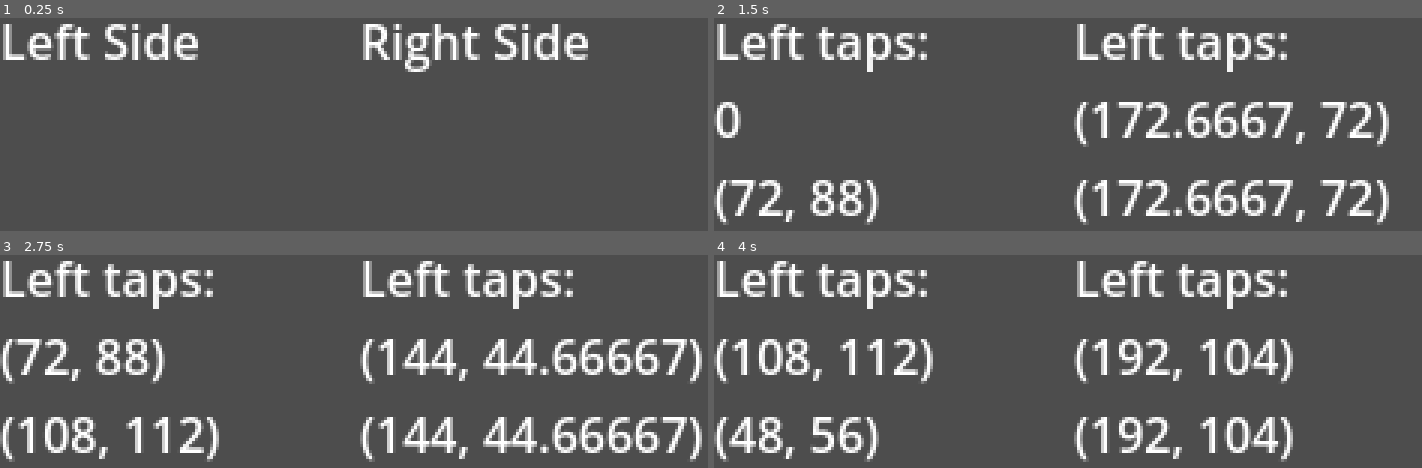
Above: before the commit, frames 1-4 (two rows, left to right).
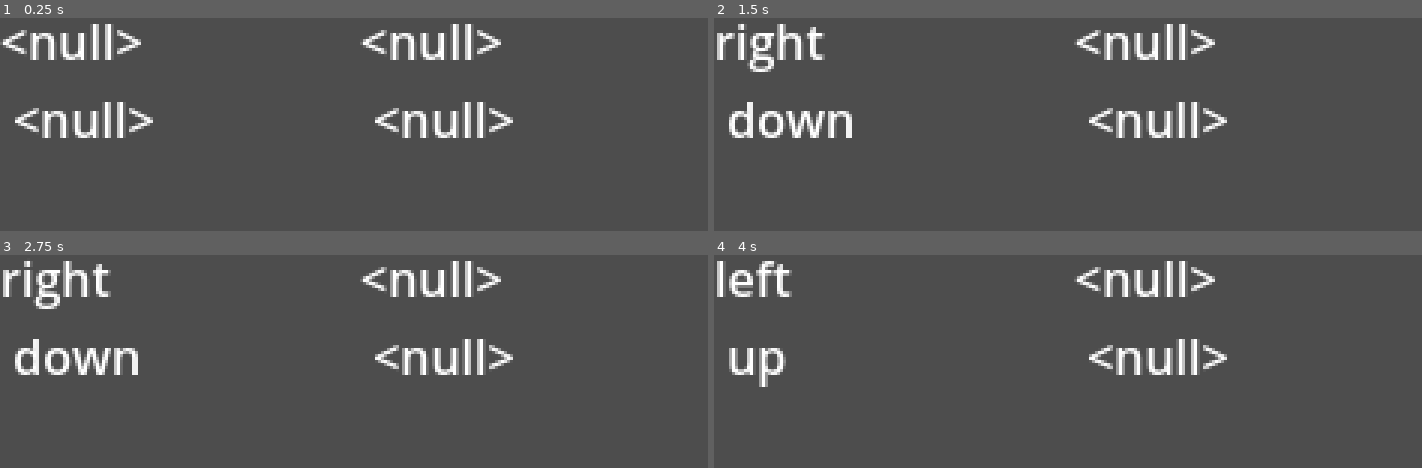
Above: after the commit, the same moments.

Repository: deleff/Mobile-Rhythm-Game
Game: Godot game, scene res://controller/controller.tscn
The game is run twice, just before and just after one commit, with the same random seed, the same clock (stepped at 60 frames per second) and the same inputs.
Inputs (mouse positions are in pixels of both pictures, inside the frame that each line leads up to):
- Up to frame 1 (0.25 s): no input
- Up to frame 2 (1.5 s): tap Enter at 0.5 s; move the mouse to (1230, 222) at 0.52 s; click (1230, 222) at 0.67 s; tap Space at 1.25 s; drag from (outside the picture) to (outside the picture) at 1.27 s
- Up to frame 3 (2.75 s): move the mouse to (431, 376) at 2.02 s; click (431, 376) at 2.17 s
- Up to frame 4 (4 s): tap Enter at 2.75 s; drag from (outside the picture) to (855, 410) at 2.77 s; move the mouse to (outside the picture) at 3.52 s; click (outside the picture) at 3.67 s

The runs differ from the first frame. In frame 1, 9.0% of the frame differs, in the area x 0-84%, y 2-57%; in frame 2, 17%; in frame 3, 19%, in the area x 0-100%, y 2-98%; in frame 4, 16%.

Commit message:
directions!

Diff:
--- a/controller/controller.gd
+++ b/controller/controller.gd
@@ -1,34 +1,91 @@
 extends Node2D
 
-var leftTouchPositions = [0,0]
-var rightTouchPositions = [0,0]
+var leftTouchPositions = [null,null]
+var rightTouchPositions = [null,null]
 var screenWidthMiddle
+var frameTimer = Timer.new()
+var leftFingerPosition
+var rightFingerPosition
+const UP = "up"
+const DOWN = "down"
+const LEFT = "left"
+const RIGHT = "right"
+var leftX
+var leftY
+var rightX
+var rightY
 # Called when the node enters the scene tree for the first time.
 func _ready():
 	print("Screen width: ", get_viewport_rect().size.x)
 	screenWidthMiddle = (get_viewport_rect().size.x / 2)
 	$LeftLabel.global_position.x = 0
 	$RightLabel.global_position.x = screenWidthMiddle
+	add_child(frameTimer)
+	frameTimer.one_shot = false
+	frameTimer.start(0.016666)
+	frameTimer.timeout.connect(_evaluate_move)
+
+func _evaluate_move():
+	## Evaluate left move
+	if leftFingerPosition != leftTouchPositions[1]:
+		leftTouchPositions.append(leftFingerPosition)
+	while leftTouchPositions.size() > 2:
+		leftTouchPositions.remove_at(0)
+	if null not in leftTouchPositions:
+		if leftTouchPositions[1].x > leftTouchPositions[0].x:
+			leftX = RIGHT
+		elif leftTouchPositions[1].x < leftTouchPositions[0].x:
+			leftX = LEFT
+		else:
+			leftX = null
+		if leftTouchPositions[1].y > leftTouchPositions[0].y:
+			leftY = DOWN
+		elif leftTouchPositions[1].y < leftTouchPositions[0].y:
+			leftY = UP
+		else:
+			leftY = null
+	## Evaluate right move
+	if rightFingerPosition != rightTouchPositions[1]:
+		rightTouchPositions.append(rightFingerPosition)
+	while rightTouchPositions.size() > 2:
+		rightTouchPositions.remove_at(0)
+	if null not in rightTouchPositions:
+		if rightTouchPositions[1].x > rightTouchPositions[0].x:
+			rightX = RIGHT
+		elif rightTouchPositions[1].x < rightTouchPositions[0].x:
+			rightX = LEFT
+		else:
+			rightX = null
+		if rightTouchPositions[1].y > rightTouchPositions[0].y:
+			rightY = DOWN
+		elif rightTouchPositions[1].y < rightTouchPositions[0].y:
+			rightY = UP
+		else:
+			rightY = null
+	print("left side: ", leftX, ", ", leftY)
+	print("right side: ", rightX, ", ", rightY)
+	$LeftLabel.text = "{x} \n {y}".format({"x":leftX,"y":leftY})
+	$RightLabel.text = "{x} \n {y}".format({"x":rightX,"y":rightY})
+	#if leftTouchPositions[1].x > leftTouchPositions[0].x:
+	#	$LeftLabel.text = "Left screen: swipe left"
 func _unhandled_input(event):
-	if event is InputEventScreenTouch:
+	if event is InputEventScreenDrag:
 		## Left control
 		if event.position.x < screenWidthMiddle:
-			leftTouchPositions.append(event.position)
-			## Should only have 2 values
-			#print(leftTouchPositions.size())
-			while leftTouchPositions.size() > 2:
-				leftTouchPositions.remove_at(0)
-			print("Left taps: ", leftTouchPositions)
-			$LeftLabel.text = "Left taps: \n{first} \n{last}".format({"first":leftTouchPositions[0],"last":leftTouchPositions[1]})
+			leftFingerPosition = event.position
 		## Right control
 		else:
-			rightTouchPositions.append(event.position)
-			## Should only have 2 values
-			#print(rightTouchPositions.size())
-			while rightTouchPositions.size() > 2:
-				rightTouchPositions.remove_at(0)
-			print("Right taps: ", rightTouchPositions)
-			$RightLabel.text = "Left taps: \n{first} \n{last}".format({"first":rightTouchPositions[0],"last":rightTouchPositions[1]})
+			rightFingerPosition = event.position
+	elif event is InputEventScreenTouch and event.is_pressed():
+		if event.position.x < screenWidthMiddle:
+			leftTouchPositions = [null,null]
+			leftX = null
+			leftY = null
+		else:
+			rightTouchPositions = [null,null]
+			rightX = null
+			rightY = null
+
 
 # Called every frame. 'delta' is the elapsed time since the previous frame.
 func _process(delta):
Not shown, changed: mobile_controls.apk
Not shown, changed: mobile_controls.apk.idsig
